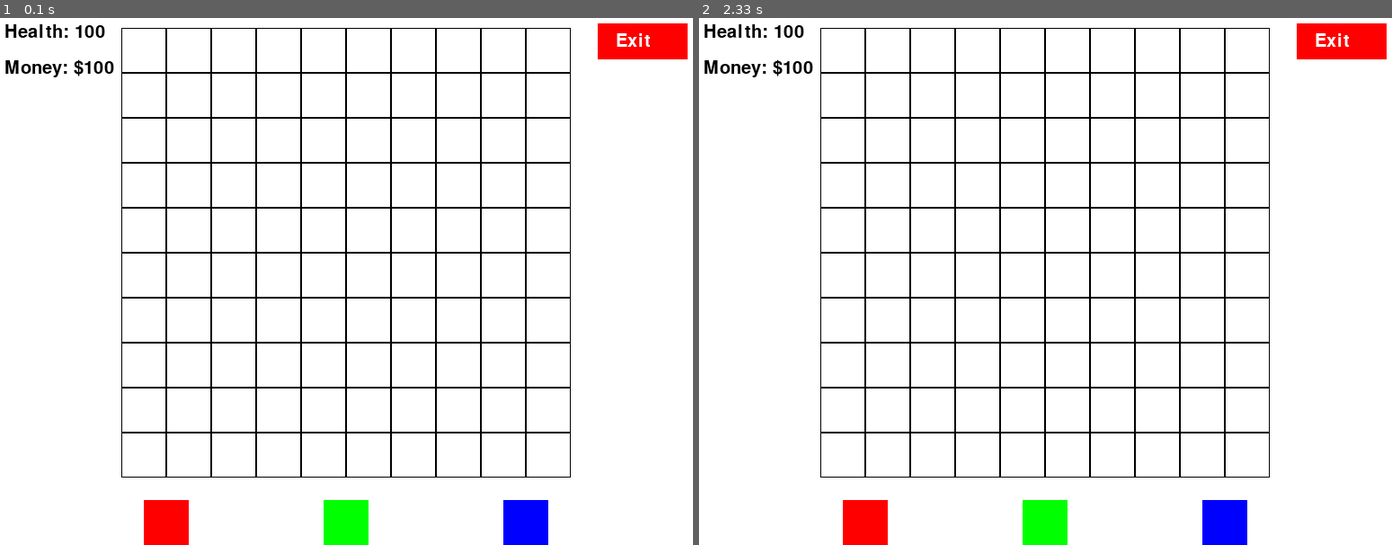
Above: before the commit, frames 1-2 (left to right).
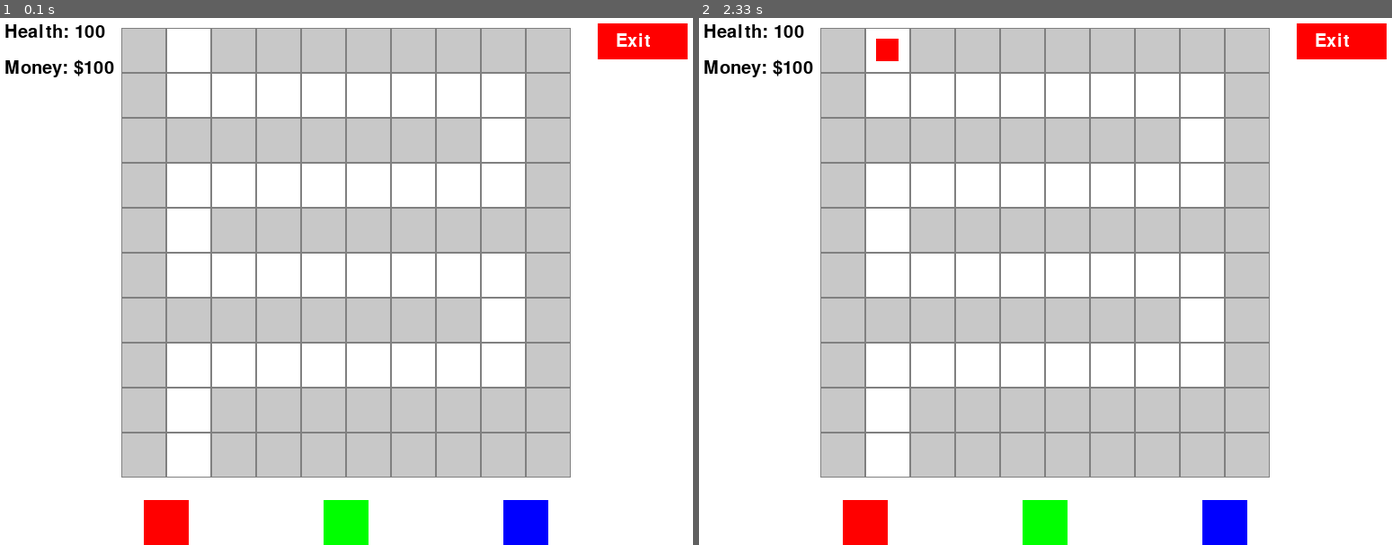
Above: after the commit, the same moments.

Repository: JasonGeppelt/PyGame-Tower-Defense
Game: pygame game, started from game.py
The game is run twice, just before and just after one commit, with the same random seed, the same clock (stepped at 60 frames per second) and the same inputs.
Inputs (mouse positions are in pixels of both pictures, inside the frame that each line leads up to):
- Up to frame 1 (0.1 s): no input
- Up to frame 2 (2.33 s): click (1045, 276) at 0.38 s

The runs differ from the first frame. In frame 1, 36% of the frame differs, in the area x 17-83%, y 1-88%; in frame 2, 36%.

Commit message:
attempted to make an enemy class. doesnt work yet.

Diff:
--- a/enemy.py
+++ b/enemy.py
@@ -2,5 +2,80 @@
 # Represents individual enemy units in the game, including their properties,
 # movement, health, and interactions with towers.
 
+import pygame
+import math
+from level import maze, start, end
+
 class Enemy:
-    pass
+    def __init__(self, cell_size, start_x, start_y):
+        self.current_step = 0
+        self.speed = 2
+        self.cell_size = cell_size // 2
+
+        self.image = pygame.Surface((self.cell_size, self.cell_size))
+        self.image.fill((255, 0, 0))
+
+        # Calculate the initial position based on the path
+        start_x, start_y = start[1] * cell_size + start_x + 12, start[0] * cell_size + start_y + 12
+        self.rect = self.image.get_rect()
+        self.rect.topleft = (start_x, start_y)  # Use the starting point as the initial position
+
+        # Pathfinding variables
+        self.path = []  # The calculated path
+        self.calculate_path()
+
+    def calculate_path(self):
+        # Run depth-first search to find the path
+        visited = [[False for _ in range(len(maze[0]))] for _ in range(len(maze))]
+        self.depth_first_search(start[0], start[1], visited)
+
+    def depth_first_search(self, x, y, visited):
+        visited[x][y] = True
+        self.path.append((y * self.cell_size, x * self.cell_size))  # Store the path in terms of coordinates
+
+        if (x, y) == end:
+            return True
+
+        directions = [(0, 1), (0, -1), (1, 0), (-1, 0)]
+
+        for dx, dy in directions:
+            new_x, new_y = x + dx, y + dy
+            if self.is_valid_move(new_x, new_y) and not visited[new_x][new_y]:
+                if self.depth_first_search(new_x, new_y, visited):
+                    return True
+
+        # If no valid move is possible, backtrack by removing the last added coordinate
+        self.path.pop()
+        return False
+
+    def move(self):
+        if self.current_step < len(self.path) - 1:
+            target_x, target_y = self.path[self.current_step + 1]
+
+            dx = target_x - self.rect.x
+            dy = target_y - self.rect.y
+
+            # Use math.atan2 instead of pygame.math.atan2
+            angle = math.atan2(dy, dx)
+
+            # Move by the speed towards the target
+            self.rect.x += self.speed * math.cos(angle)
+            self.rect.y += self.speed * math.sin(angle)
+
+            # Check if the enemy has reached the target point
+            if self.rect.collidepoint(target_x, target_y):
+                self.current_step += 1
+
+    def is_valid_move(self, x, y):
+        # Check if the target cell is a valid path cell (0 in the maze)
+        row = y // self.cell_size
+        col = x // self.cell_size
+
+        # Ensure the row and column are within bounds
+        if 0 <= row < len(maze) and 0 <= col < len(maze[0]):
+            return maze[row][col] == 0
+
+        return False
+
+    def draw(self, surface):
+        surface.blit(self.image, self.rect)
--- a/game.py
+++ b/game.py
@@ -5,11 +5,16 @@
 import pygame
 import sys
 from settings_manager import screen_height, screen_width, Colors, health, money
+from level import maze
+from enemy import Enemy
 
 class Game:
     def __init__(self):
         """Initialize the game."""
         pygame.init()
+
+        self.maze = maze  # Store the maze
+        self.path = [(x * 20 + 10, 10) for x in range(10)]  # Define the path for the enemy
 
         # Screen properties
         self.screen_width = screen_width
@@ -44,6 +49,9 @@
         self.health = health
         self.money = money
 
+        # Initialize enemies list
+        self.enemies = []
+
         # Initialize exit button
         self.exit_button = pygame.Rect(self.screen_width - 120, 20, 100, 40)
 
@@ -53,6 +61,13 @@
         self.money_color = Colors.BLACK
         self.exit_button_color = Colors.RED
         self.exit_text_color = Colors.WHITE
+
+
+        self.grid_colors = [[Colors.LIGHT_GREY if maze[row][col] == 1 else Colors.WHITE for col in range(self.grid_cols)] for row in range(self.grid_rows)]
+
+        # Create an instance of the Enemy class with the predefined path
+        self.enemy = Enemy(self.cell_size, self.start_x, self.start_y)
+
 
     # ---------------------
     # UI Manager
@@ -83,7 +98,8 @@
         Args:
             mouse_x (int): The x-coordinate of the mouse click.
             mouse_y (int): The y-coordinate of the mouse click.
-        """        # Check if a tower option was clicked and update the selected color
+        """
+        # Check if a tower option was clicked and update the selected color
         for i in range(3):
             if self.tower_options[i].collidepoint(mouse_x, mouse_y):
                 self.selected_tower = self.tower_colors[i]
@@ -93,9 +109,9 @@
         for row in range(self.grid_rows):
             for col in range(self.grid_cols):
                 if self.grid[row][col].collidepoint(mouse_x, mouse_y):
-                    if self.selected_tower:
+                    if self.selected_tower and self.maze[row][col] == 1:  # Check if it's a wall cell
                         self.grid_colors[row][col] = self.selected_tower
-                        self.selected_tower = None  # Reset the tower option so the user must choose again
+                        self.selected_tower = None
 
         # Check if exit button was clicked
         if self.exit_button.collidepoint(mouse_x, mouse_y):
@@ -107,6 +123,10 @@
     # ---------------------
     def run(self):
         """Runs the game loop."""
+        clock = pygame.time.Clock()  # Create a clock to control the frame rate
+        enemy_spawn_interval = 2000  # Spawn a new enemy every 2000 milliseconds (2 seconds)
+        last_enemy_spawn_time = 0  # Track the time of the last enemy spawn
+
         while True:
             for event in pygame.event.get():
                 if event.type == pygame.QUIT:
@@ -117,21 +137,39 @@
                     mouse_x, mouse_y = pygame.mouse.get_pos()
                     self.handle_mouse_click(mouse_x, mouse_y)
 
+            # Spawn a new enemy based on the spawn interval
+            current_time = pygame.time.get_ticks()
+            if current_time - last_enemy_spawn_time > enemy_spawn_interval:
+                last_enemy_spawn_time = current_time
+                new_enemy = Enemy(self.cell_size, self.start_x, self.start_y)  # Assuming self.cell_size is defined in Game class
+                # Add the new enemy to your list of enemies (you'll need to maintain a list for all enemies)
+                self.enemies.append(new_enemy)
+
+            # Move all enemies
+            for enemy in self.enemies:
+                enemy.move()
+
             self.screen.fill(Colors.WHITE)
+
             # Draw grid with lines
             for row in range(self.grid_rows):
                 for col in range(self.grid_cols):
                     pygame.draw.rect(self.screen, self.grid_colors[row][col], self.grid[row][col], 0)
-                    pygame.draw.rect(self.screen, Colors.BLACK, self.grid[row][col], 1)  # Draw grid cell borders in black
+                    pygame.draw.rect(self.screen, Colors.GREY, self.grid[row][col], 1)
 
             # Draw tower options
             for i in range(3):
                 pygame.draw.rect(self.screen, self.tower_colors[i], self.tower_options[i])
 
+            # Draw all enemies
+            for enemy in self.enemies:
+                enemy.draw(self.screen)
+
             # Draw UI
             self.draw_ui()
 
             pygame.display.flip()
+            clock.tick(60)  # Limit the frame rate to 60 frames per second
 
 
 if __name__ == "__main__":
--- a/level.py
+++ b/level.py
@@ -2,5 +2,22 @@
 # Represents a game level, including the layout of the path that enemies
 # follow, the waves of enemies, and any other level-specific attributes.
 
-class Level:
-    pass
+maze = [
+    [1, 0, 1, 1, 1, 1, 1, 1, 1, 1],
+    [1, 0, 0, 0, 0, 0, 0, 0, 0, 1],
+    [1, 1, 1, 1, 1, 1, 1, 1, 0, 1],
+    [1, 0, 0, 0, 0, 0, 0, 0, 0, 1],
+    [1, 0, 1, 1, 1, 1, 1, 1, 1, 1],
+    [1, 0, 0, 0, 0, 0, 0, 0, 0, 1],
+    [1, 1, 1, 1, 1, 1, 1, 1, 0, 1],
+    [1, 0, 0, 0, 0, 0, 0, 0, 0, 1],
+    [1, 0, 1, 1, 1, 1, 1, 1, 1, 1],
+    [1, 0, 1, 1, 1, 1, 1, 1, 1, 1]
+]
+
+# Define start and end points
+start = (0, 1)
+end = (9, 1)
+
+
+path = [(0,1), (1,1)]
--- /dev/null
+++ b/scratch_paper.py
@@ -0,0 +1,76 @@
+import pygame
+
+# Initialize Pygame
+pygame.init()
+
+# Maze parameters
+GRID_SIZE = 50
+maze = [
+    [1, 0, 1, 1, 1, 1, 1, 1, 1, 1],
+    [1, 0, 0, 0, 0, 0, 0, 0, 0, 1],
+    [1, 1, 1, 1, 1, 1, 1, 1, 0, 1],
+    [1, 0, 0, 0, 0, 0, 0, 0, 0, 1],
+    [1, 0, 1, 1, 1, 1, 1, 1, 1, 1],
+    [1, 0, 0, 0, 0, 0, 0, 0, 0, 1],
+    [1, 1, 1, 1, 1, 1, 1, 1, 0, 1],
+    [1, 0, 0, 0, 0, 0, 0, 0, 0, 1],
+    [1, 0, 1, 1, 1, 1, 1, 1, 1, 1],
+    [1, 0, 1, 1, 1, 1, 1, 1, 1, 1]
+]
+  # Your maze structure
+path = [(0, 1), (1, 1), (2, 1), (3, 1), (4, 1), (5, 1), (5, 2), (5, 3), (5, 4), (5, 5), (5, 6), (5, 7), (6, 7), (7, 7), (8, 7), (9, 7), (9, 1)]
+
+# Initialize the screen and clock
+screen_width = len(maze[0]) * GRID_SIZE
+screen_height = len(maze) * GRID_SIZE
+screen = pygame.display.set_mode((screen_width, screen_height))
+clock = pygame.time.Clock()
+
+# Colors
+WHITE = (255, 255, 255)
+BLACK = (0, 0, 0)
+RED = (255, 0, 0)
+
+class Enemy:
+    def __init__(self):
+        self.path_index = 0
+        self.current_position = path[0]
+
+    def move(self):
+        self.path_index += 1
+        if self.path_index < len(path):
+            self.current_position = path[self.path_index]
+
+enemy = Enemy()
+
+# Main game loop
+running = True
+while running:
+    for event in pygame.event.get():
+        if event.type == pygame.QUIT:
+            running = False
+
+    # Clear the screen
+    screen.fill(BLACK)
+
+    # Draw the maze
+    for i in range(len(maze)):
+        for j in range(len(maze[0])):
+            if maze[i][j] == 1:
+                pygame.draw.rect(screen, WHITE, (j * GRID_SIZE, i * GRID_SIZE, GRID_SIZE, GRID_SIZE))
+
+    # Draw the enemy
+    pygame.draw.circle(screen, RED, (enemy.current_position[0] * GRID_SIZE + GRID_SIZE // 2,
+                                     enemy.current_position[1] * GRID_SIZE + GRID_SIZE // 2), 15)
+
+    # Move the enemy
+    enemy.move()
+
+    # Update the display
+    pygame.display.flip()
+
+    # Control the frame rate
+    clock.tick(2)  # Adjust this value to control the speed of the enemy
+
+# Quit Pygame
+pygame.quit()
--- a/settings_manager.py
+++ b/settings_manager.py
@@ -16,3 +16,5 @@
     RED = (255, 0, 0)
     GREEN = (0, 255, 0)
     BLUE = (0, 0, 255)
+    LIGHT_GREY = (200, 200, 200)
+    GREY = (128, 128, 128)
